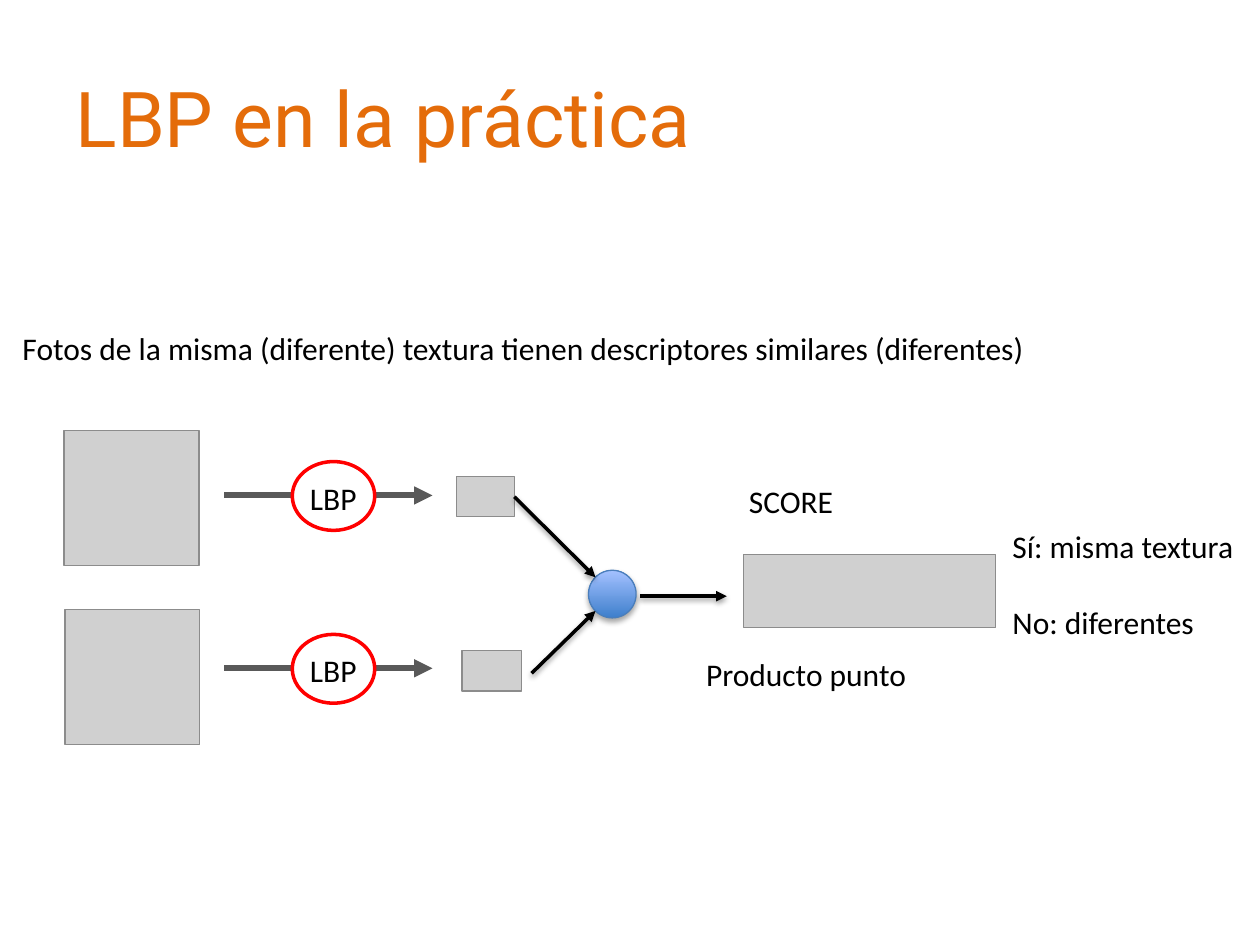
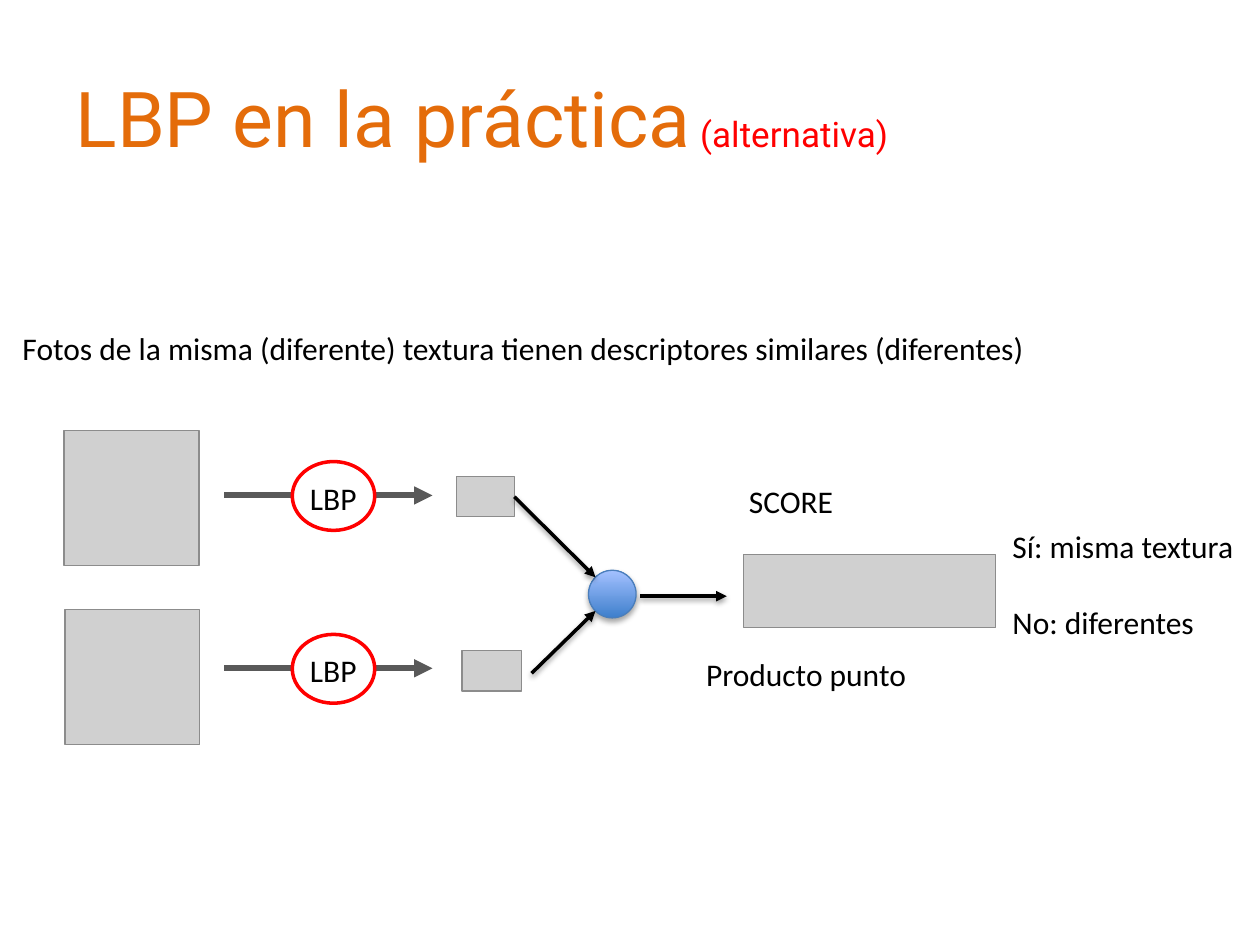
Before and after one commit to MFMG99/patrones, a slide deck: slide 62 of clases/Cap02_Extraccion_de_Caracteristicas/presentations/PAT02_LocalBinaryPatterns.pptx (slide 52 before the commit). Drawn at 1260x945 pixels with LibreOffice and Linux fonts; fonts in the diff are those of the drawing; grey boxes stand for pictures. Boxes give left, top, right and bottom in pixels: in the first picture for what was removed or moved away, otherwise in the second. Text is boxed around its words. In the diff, an @@ line names an element or a change of style, - is before the commit and + after.

```diff
--- a/clases/Cap02_Extraccion_de_Caracteristicas/presentations/PAT02_LocalBinaryPatterns.pptx
+++ b/clases/Cap02_Extraccion_de_Caracteristicas/presentations/PAT02_LocalBinaryPatterns.pptx
@@ title at [76, 89, 888, 163]: text changed @@
-LBP en la práctica
+LBP en la práctica (alternativa)
```
Also in this commit, not shown: 3 other slides changed.
